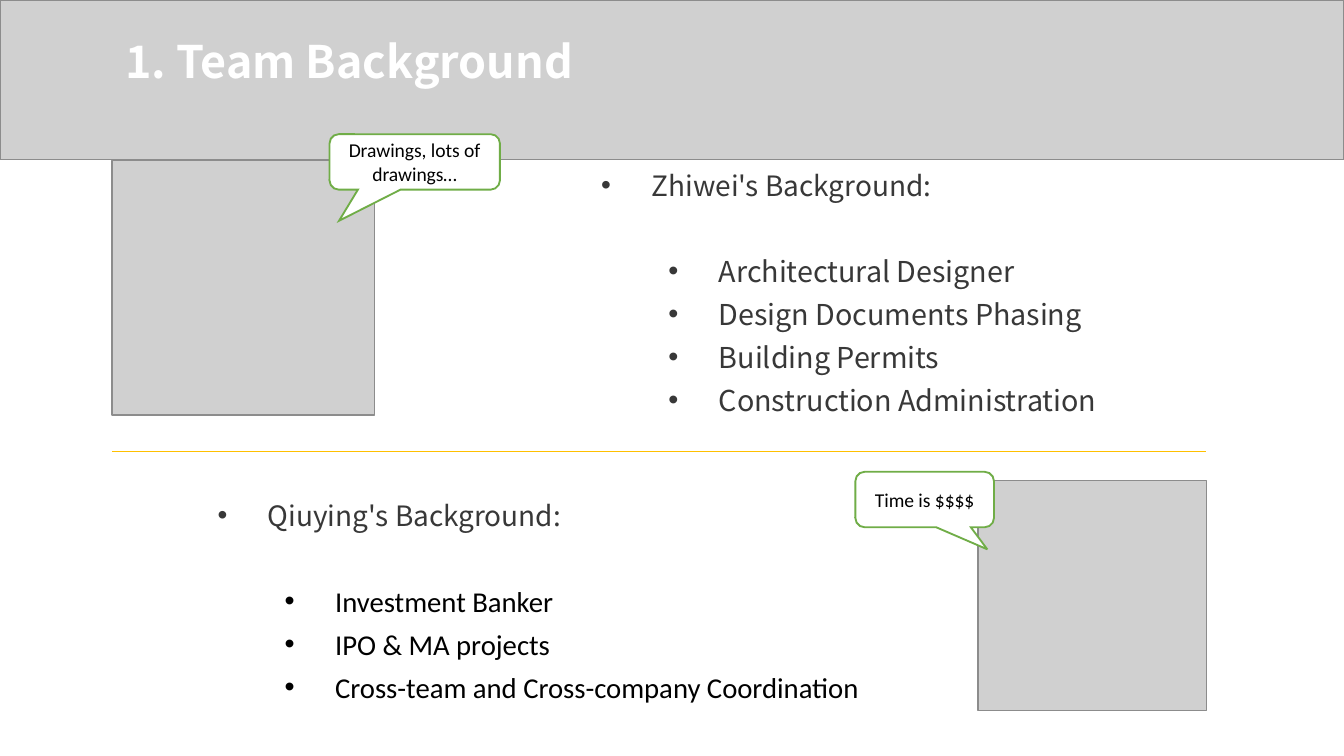
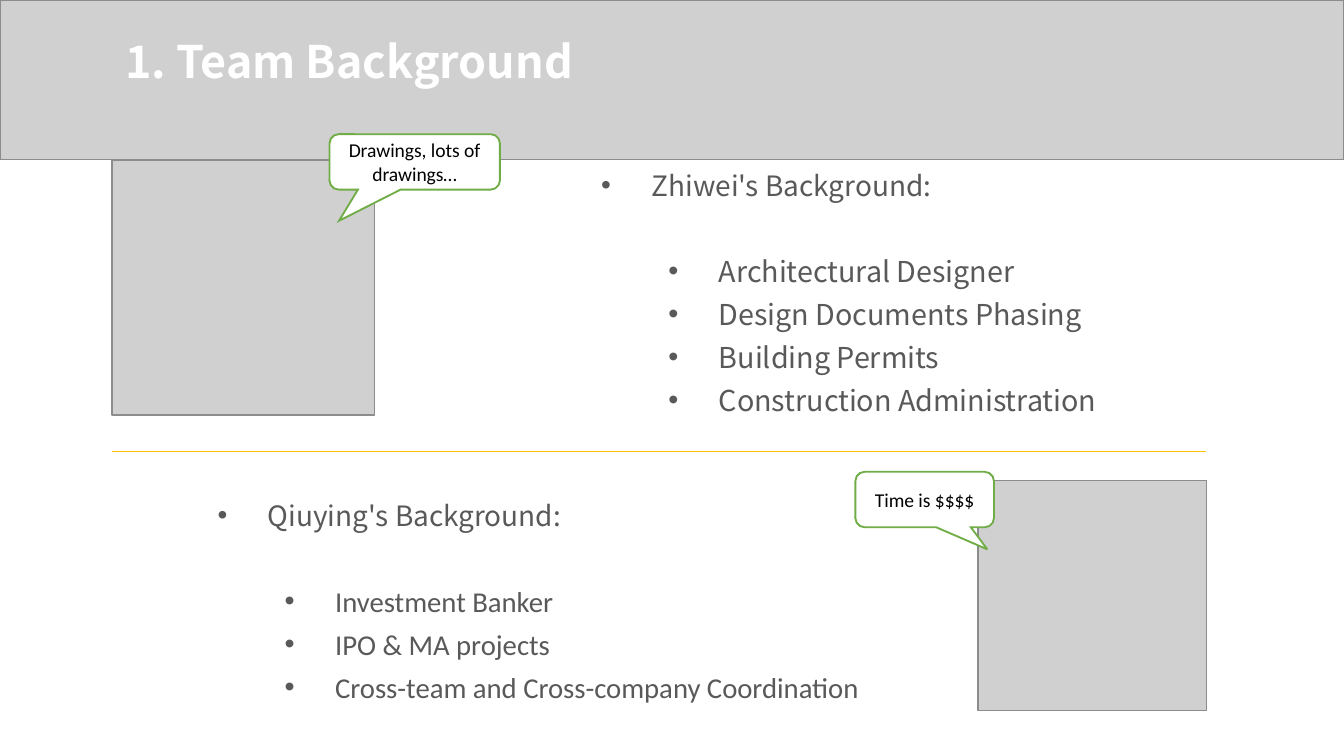
Before and after one commit to z-q-ying/CS-5002-Project, a slide deck: slide 3 of CS_5002_FinalProject_Slides_QiuyingZhou_ZhiweiZhou.pptx (slide 4 before the commit). Drawn at 1344x756 pixels with LibreOffice and Linux fonts; fonts in the diff are those of the drawing; grey boxes stand for pictures. Boxes give left, top, right and bottom in pixels: in the first picture for what was removed or moved away, otherwise in the second. Text is boxed around its words. In the diff, an @@ line names an element or a change of style, - is before the commit and + after.

```diff
--- a/CS_5002_FinalProject_Slides_QiuyingZhou_ZhiweiZhou.pptx
+++ b/CS_5002_FinalProject_Slides_QiuyingZhou_ZhiweiZhou.pptx
@@ text "Zhiwei's Background:" at box(652, 173, 1096, 412): text colour #383838 to #595959 @@
@@ text "Qiuying's Background:" at box(268, 503, 858, 703): text colour #383838 to #595959 in "Qiuying's Background:"; text colour #000000 to #595959 in "Investment Banker", "IPO & MA projects", "Cross-team and Cross-company Coordination" @@
```
Also in this commit, not shown: 8 other slides changed, 3 slides added, 8 slides removed, 1 other file.
